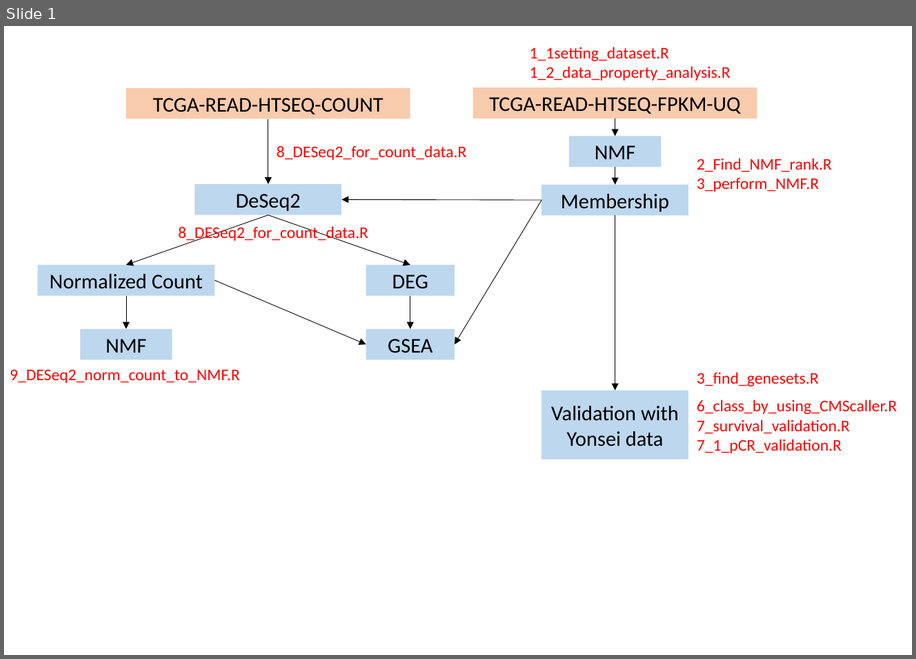
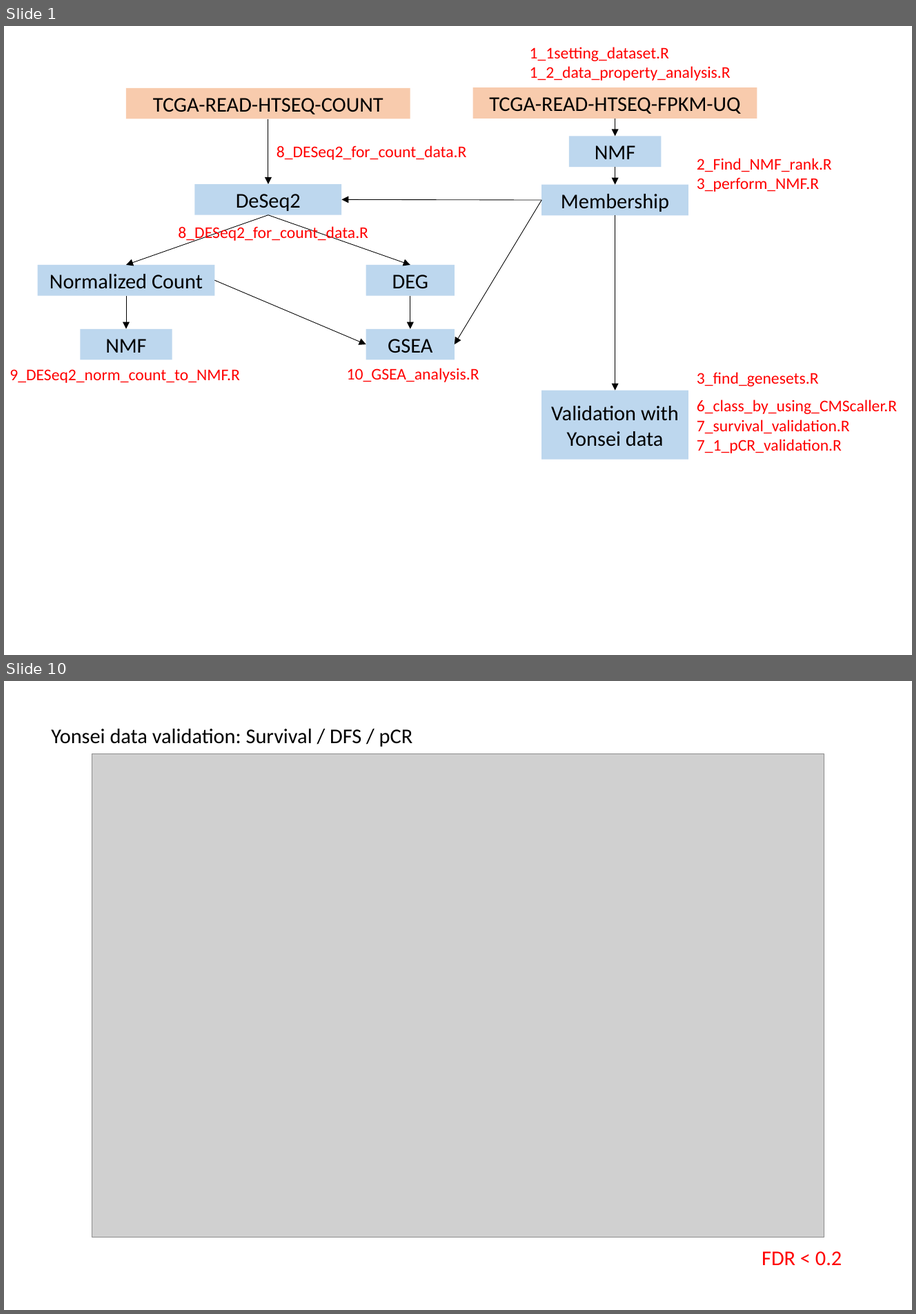
Before and after one commit to leeym950/NMF_Rectal_Cancer, a slide deck: Introduction.pptx. Shown one above the other, each under a label of ours: slide 1 before the commit, slides 1 and 10 after it; the slides between them are not shown. The pictures are 916x659 and 916x1314 pixels, drawn with LibreOffice and Linux fonts; fonts in the diff are those of the drawing; grey boxes stand for pictures. Boxes give left, top, right and bottom in pixels: in the first picture for what was removed or moved away, otherwise in the second. Text is boxed around its words. In the diff, an @@ line names an element or a change of style, - is before the commit and + after.

```diff
--- a/Introduction.pptx
+++ b/Introduction.pptx
@@ slide 10 added at <box>4,681,912,1310</box>, background #FFFFFF @@
@@ text added at <box>51,729,413,747</box>, 18 pt, text #000000 @@
+Yonsei data validation: Survival / DFS / pCR
@@ picture added at <box>92,754,825,1237</box> @@
@@ text added at <box>762,1251,842,1265</box>, 18 pt, text #FF0000 @@
+FDR < 0.2
@@ slide 1 changed as well @@
@@ text added at <box>347,368,479,382</box>, 14 pt, text #FF0000 @@
+10_GSEA_analysis.R
```
Also in this commit, not shown: 17 other slides added.
